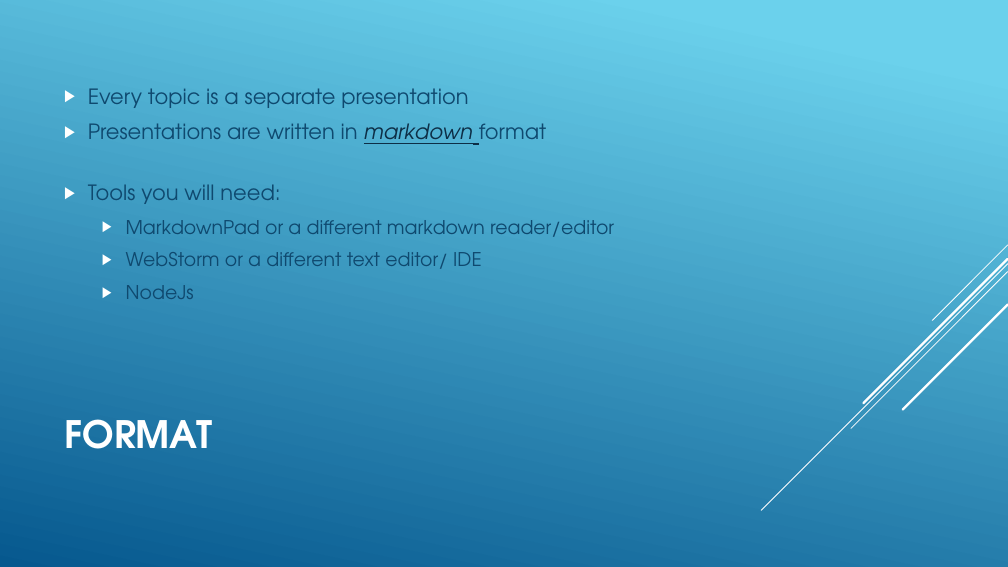
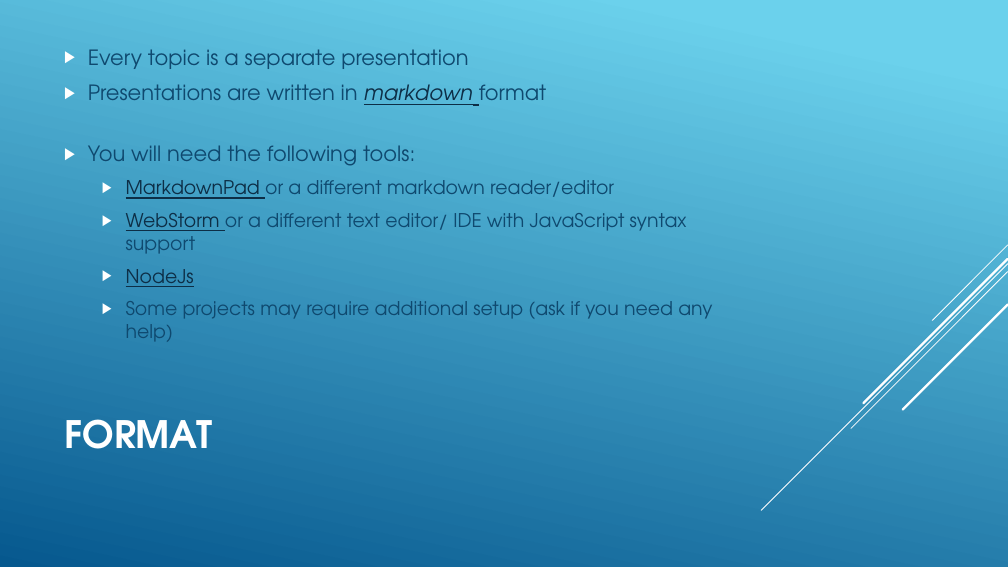
Before and after one commit to Zuehlke/security-onboarding, a slide deck: slide 3 of javascript_basics/Introduction.pptx. Drawn at 1008x567 pixels with LibreOffice and Linux fonts; fonts in the diff are those of the drawing. Boxes give left, top, right and bottom in pixels: in the first picture for what was removed or moved away, otherwise in the second. Text is boxed around its words. In the diff, an @@ line names an element or a change of style, - is before the commit and + after.

```diff
--- a/javascript_basics/Introduction.pptx
+++ b/javascript_basics/Introduction.pptx
@@ text at (88, 145, 415, 166): text changed @@
-▶ Tools you will need:
+▶ You will need the following tools:
@@ text at (126, 180, 614, 287): text colour #0F496F to #0D2E46, underline on in "MarkdownPad", "NodeJs" @@
@@ text at (126, 213, 687, 254): text changed @@
-  ▶ WebStorm or a different text editor/ IDE
+  ▶ WebStorm or a different text editor/ IDE with JavaScript syntax support
@@ text at (126, 301, 712, 342): paragraph added @@
+  ▶ Some projects may require additional setup (ask if you need any help)
```
Also in this commit, not shown: 11 other slides changed, 6 other files.
